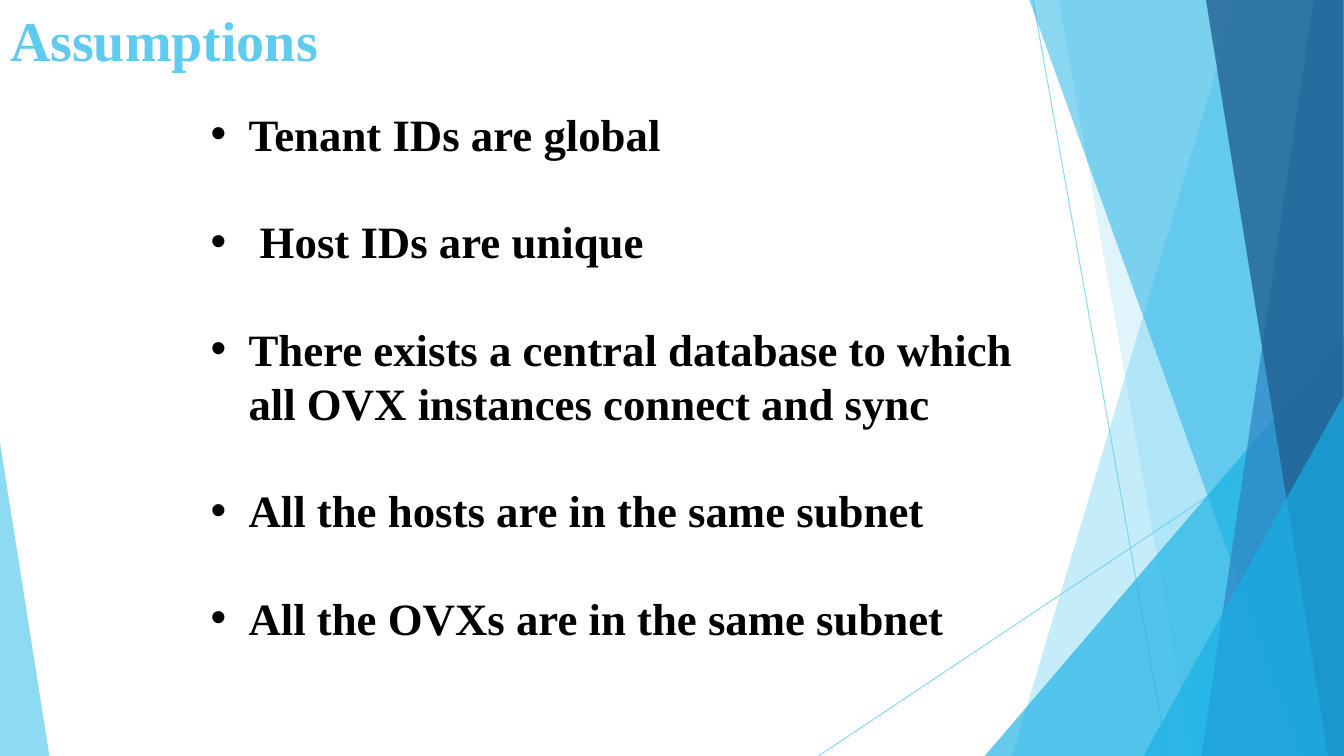
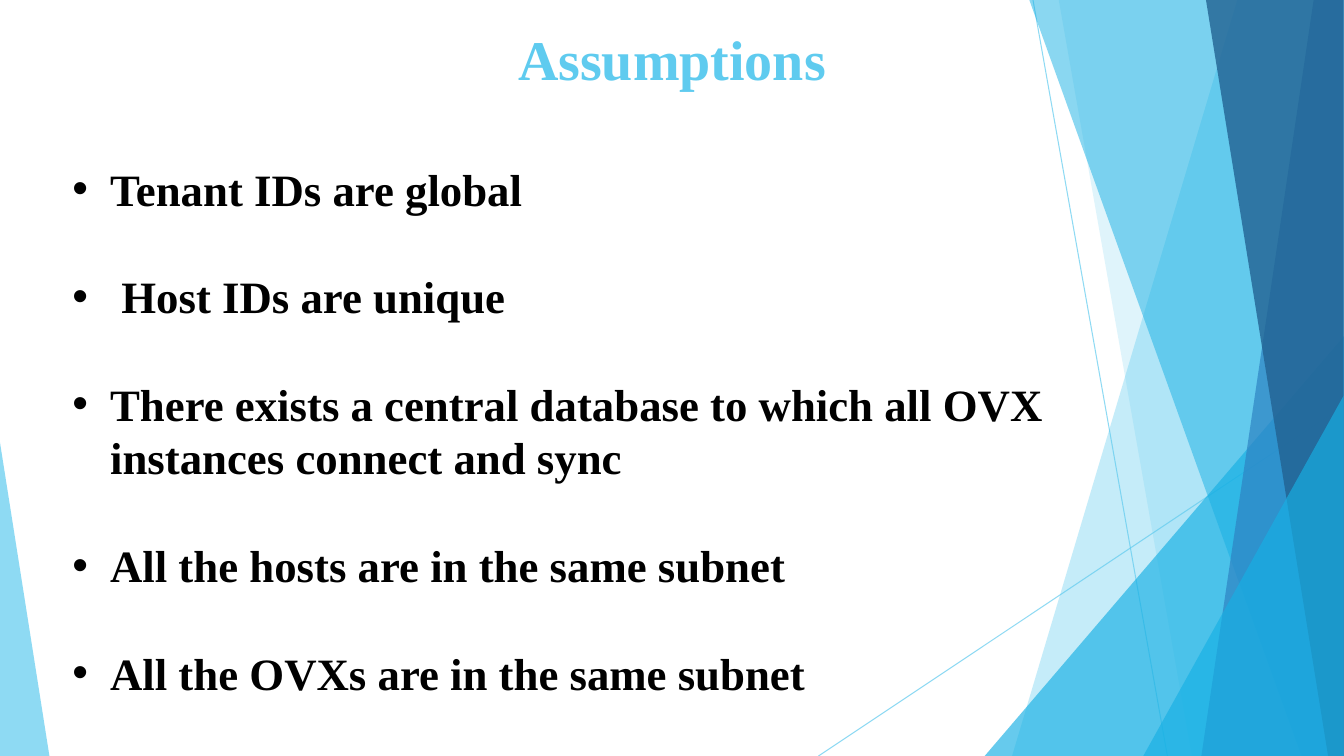
Before and after one commit to BU-NU-CLOUD-SP16/Network-Programmability-as-a-Service, a slide deck: slide 3 of Sprint_4.pptx. Drawn at 1344x756 pixels with LibreOffice and Linux fonts; fonts in the diff are those of the drawing. Boxes give left, top, right and bottom in pixels: in the first picture for what was removed or moved away, otherwise in the second. Text is boxed around its words. In the diff, an @@ line names an element or a change of style, - is before the commit and + after.

```diff
--- a/Sprint_4.pptx
+++ b/Sprint_4.pptx
@@ title "Assumptions": place and size @@
-title "Assumptions" at (10, 22, 318, 71)
+title "Assumptions" at (518, 41, 826, 91)
@@ title "Assumptions" at (518, 41, 826, 91): alignment left to centre @@
@@ text "Tenant IDs are global" rewrapped from (249, 120, 1011, 636) to (110, 175, 1043, 691) @@
```
Also in this commit, not shown: 7 other slides changed, 1 slide added, 1 slide removed.
